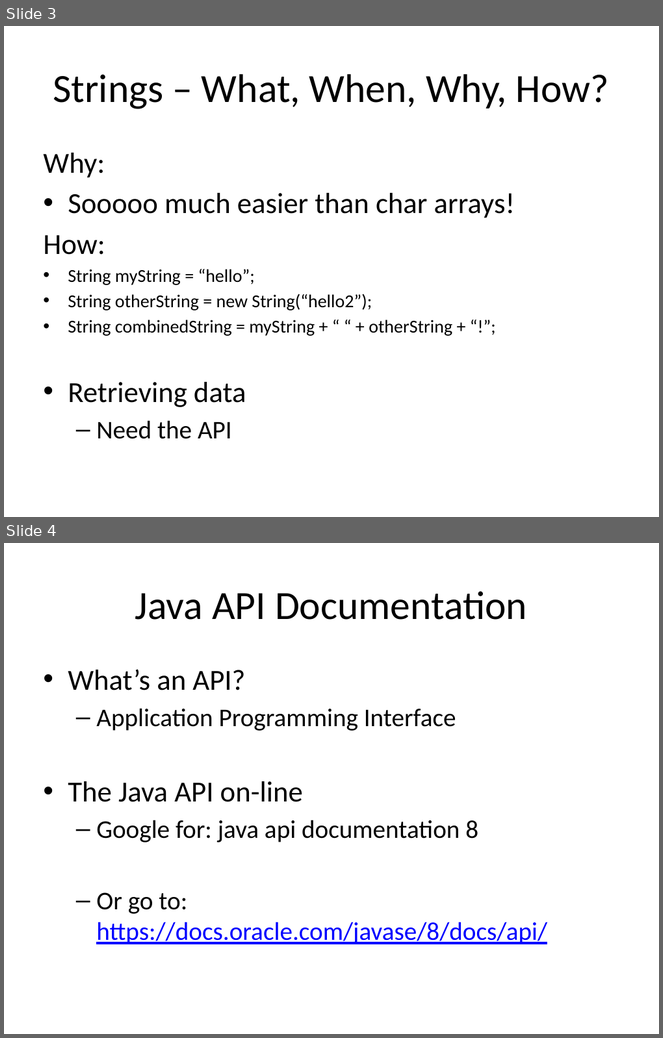
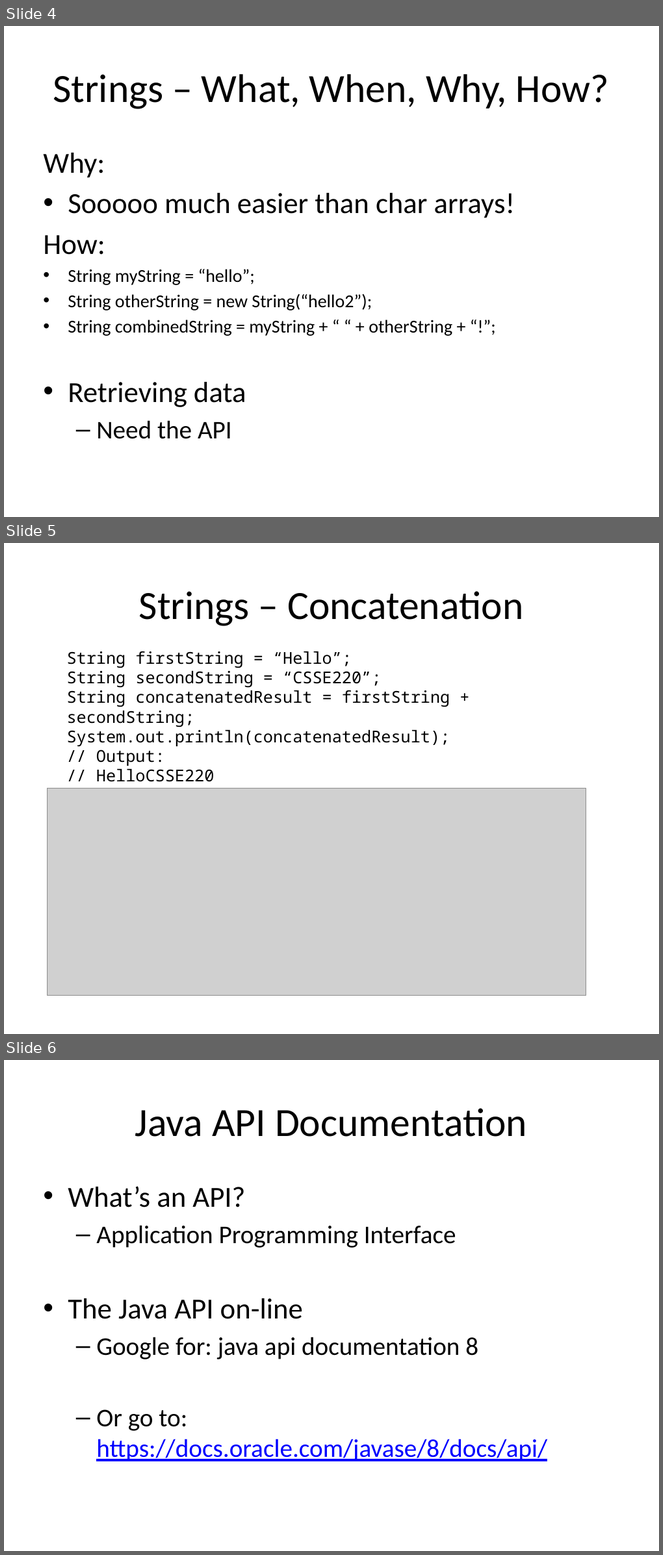
Before and after one commit to RHIT-CSSE/csse220, a slide deck: ClassMaterials/UsingObjectsAndAPIs/Slides/Part1-Strings.pptx. Shown one above the other, each under a label of ours: slides 3 and 4 before the commit, slides 4, 5 and 6 after it. The pictures are 663x1038 and 663x1555 pixels, drawn with LibreOffice and Linux fonts; fonts in the diff are those of the drawing; grey boxes stand for pictures. Boxes give left, top, right and bottom in pixels: in the first picture for what was removed or moved away, otherwise in the second. Text is boxed around its words. In the diff, an @@ line names an element or a change of style, - is before the commit and + after.

```diff
--- a/ClassMaterials/UsingObjectsAndAPIs/Slides/Part1-Strings.pptx
+++ b/ClassMaterials/UsingObjectsAndAPIs/Slides/Part1-Strings.pptx
@@ slide 5 added at (4, 543, 659, 1034), background #FFFFFF @@
@@ title added at (139, 591, 523, 626), 44 pt, text #000000 @@
+Strings – Concatenation
@@ text added at (67, 651, 451, 766), 18 pt, text #000000 @@
+String firstString = “Hello”;
+String secondString = “CSSE220”;
+String concatenatedResult = firstString + secondString;
+System.out.println(concatenatedResult);
+// Output:
+// HelloCSSE220
@@ picture added at (48, 789, 586, 996) @@
@@ what was slide 3 is now slide 4 @@
@@ what was slide 4 is now slide 6 @@
```
Also in this commit, not shown: 1 other slide added, 1 other file.
